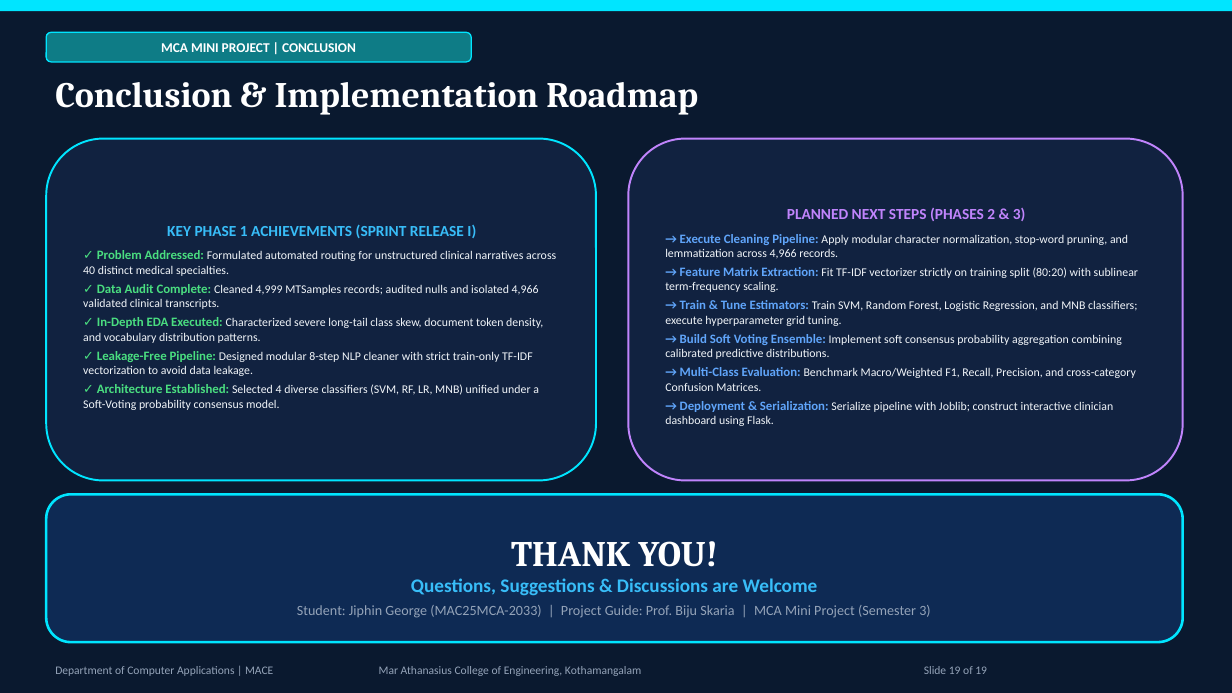
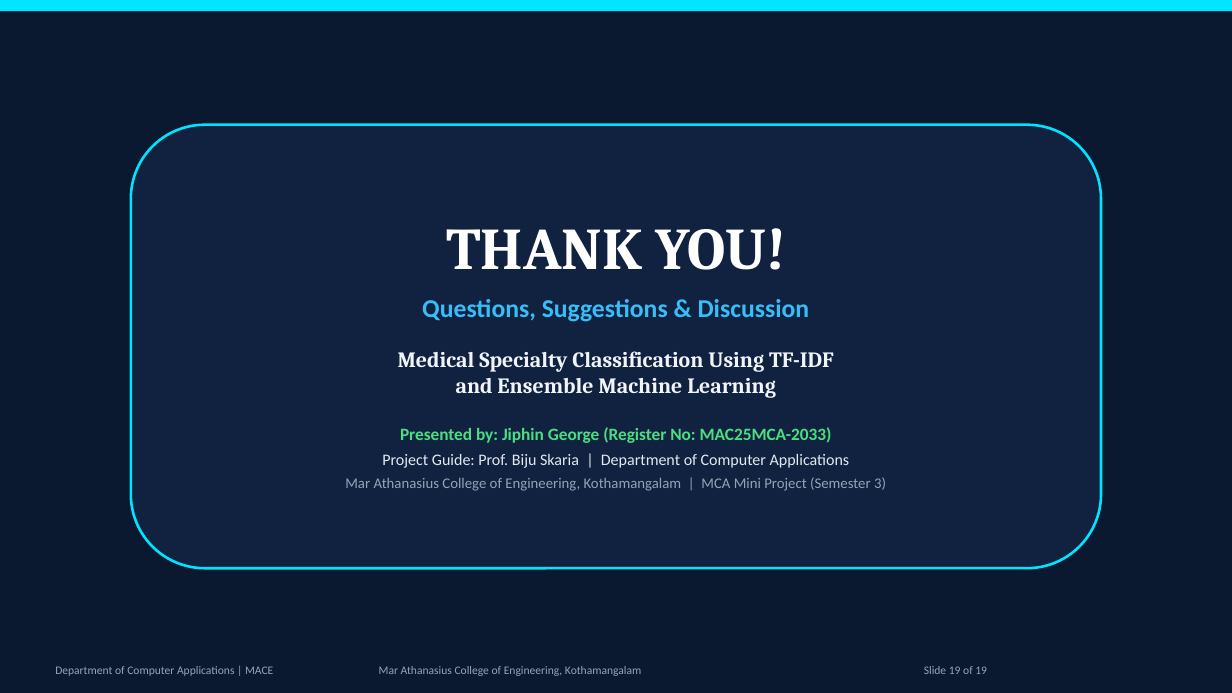
Before and after one commit to JiphinGeorge/Mini-Project-S3-MCA, a slide deck: slide 19 of Medical_Specialty_Classification_Presentation_v7.pptx. Drawn at 1232x693 pixels with LibreOffice and Linux fonts; fonts in the diff are those of the drawing. Boxes give left, top, right and bottom in pixels: in the first picture for what was removed or moved away, otherwise in the second. Text is boxed around its words. In the diff, an @@ line names an element or a change of style, - is before the commit and + after.

Commit message:
feat: add script to programmatically generate and update the final 'Thank You' slide in the presentation

```diff
--- a/Medical_Specialty_Classification_Presentation_v7.pptx
+++ b/Medical_Specialty_Classification_Presentation_v7.pptx
@@ rounded rectangle removed at <box>46,32,471,62</box> @@
-MCA MINI PROJECT | CONCLUSION
@@ text removed at <box>55,82,698,115</box> @@
-Conclusion & Implementation Roadmap
@@ rounded rectangle removed at <box>46,139,596,481</box> @@
-KEY PHASE 1 ACHIEVEMENTS (SPRINT RELEASE I)
-✓ Problem Addressed: Formulated automated routing for unstructured clinical narratives across 40 distinct medical specialties.
-✓ Data Audit Complete: Cleaned 4,999 MTSamples records; audited nulls and isolated 4,966 validated clinical transcripts.
-✓ In-Depth EDA Executed: Characterized severe long-tail class skew, document token density, and vocabulary distribution patterns.
-✓ Leakage-Free Pipeline: Designed modular 8-step NLP cleaner with strict train-only TF-IDF vectorization to avoid data leakage.
-✓ Architecture Established: Selected 4 diverse classifiers (SVM, RF, LR, MNB) unified under a Soft-Voting probability consensus model.
@@ rounded rectangle "THANK YOU!": place and size @@
-rounded rectangle "THANK YOU!" at <box>46,494,1183,642</box>
+rounded rectangle "THANK YOU!" at <box>131,125,1102,568</box>
@@ rounded rectangle "THANK YOU!" at <box>131,125,1102,568</box>: fill #0E2A54 to #112240 @@
@@ rounded rectangle removed at <box>628,139,1183,481</box> @@
-PLANNED NEXT STEPS (PHASES 2 & 3)
-→ Execute Cleaning Pipeline: Apply modular character normalization, stop-word pruning, and lemmatization across 4,966 records.
-→ Feature Matrix Extraction: Fit TF-IDF vectorizer strictly on training split (80:20) with sublinear term-frequency scaling.
-→ Train & Tune Estimators: Train SVM, Random Forest, Logistic Regression, and MNB classifiers; execute hyperparameter grid tuning.
-→ Build Soft Voting Ensemble: Implement soft consensus probability aggregation combining calibrated predictive distributions.
-→ Multi-Class Evaluation: Benchmark Macro/Weighted F1, Recall, Precision, and cross-category Confusion Matrices.
-→ Deployment & Serialization: Serialize pipeline with Joblib; construct interactive clinician dashboard using Flask.
@@ text in rounded rectangle at <box>446,228,786,270</box>: size 28 to 46 pt in "THANK YOU!"; more space between paragraphs @@
@@ text in rounded rectangle at <box>345,299,886,491</box>: text changed; size 11 to 11.5 pt; bold on @@
-Questions, Suggestions & Discussions are Welcome
-Student: Jiphin George (MAC25MCA-2033) | Project Guide: Prof. Biju Skaria | MCA Mini Project (Semester 3)
+Questions, Suggestions & Discussion
+Medical Specialty Classification Using TF-IDF
+and Ensemble Machine Learning
+Presented by: Jiphin George (Register No: MAC25MCA-2033)
+Project Guide: Prof. Biju Skaria | Department of Computer Applications
+Mar Athanasius College of Engineering, Kothamangalam | MCA Mini Project (Semester 3)
```
Also in this commit, not shown: 2 other files.
